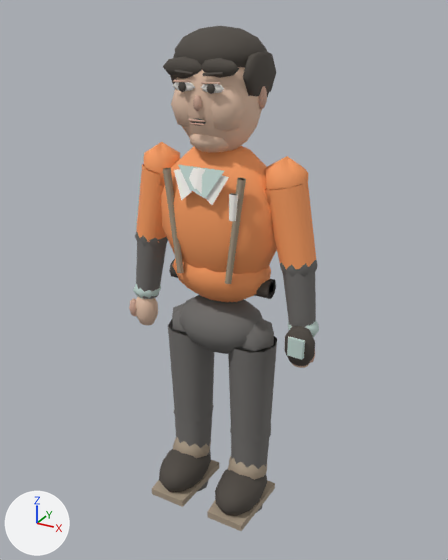
The glTF model public/atlas/3d/v1/characters/atlas-walker-player.glb, before and after one commit.
Before and after are seen from a camera (50 mm lens) standing at (0.965, -1.735, 1.809) and looking at (-0.007, 0.032, 0.926). Arrows for +X, +Y and +Z are at lower left; the lights stay in place. The first picture is the older version. Vertices at exactly the same position are counted once.

Names of what the first picture shows: 'AtlasWalker_Mesh'.
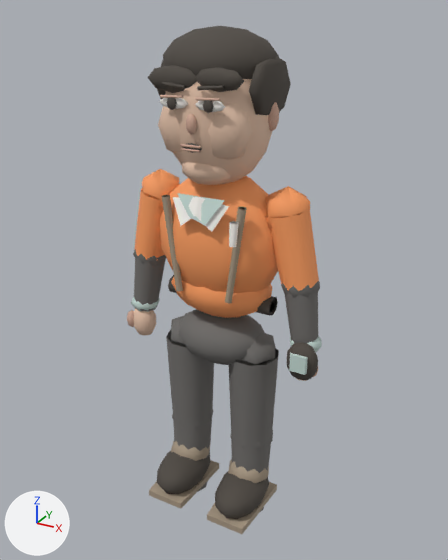
Changed parts and their boxes (x1, y1, x2, y2) in the pictures (448 x 560 px; the box of a moved part takes in the faces that stretch with it):
'AtlasWalker_Mesh', reshaped: before (129, 26, 319, 531); after (127, 26, 322, 534)
part 1 of me_atlaswalker_low, moved or reshaped: before (177, 67, 262, 152); after (165, 79, 272, 185)
part 2 of me_atlaswalker_low, moved or reshaped: before (211, 86, 246, 132); after (208, 102, 252, 160)
part 3 of me_atlaswalker_low, moved or reshaped: before (171, 89, 190, 128); after (158, 106, 182, 153)
part 4 of me_atlaswalker_low, moved or reshaped: before (190, 134, 229, 153); after (182, 162, 231, 185)
part 5 of me_atlaswalker_low, moved or reshaped: before (136, 297, 158, 326); after (134, 309, 156, 336)
part 6 of me_atlaswalker_low, moved or reshaped: before (258, 86, 267, 109); after (268, 102, 279, 131)
part 7 of me_atlaswalker_low, moved or reshaped: before (193, 95, 202, 111); after (186, 114, 197, 135)
part 8 of me_atlaswalker_low, moved or reshaped: before (201, 82, 220, 84); after (196, 97, 220, 101)
part 9 of me_atlaswalker_low, moved or reshaped: before (173, 80, 191, 82); after (160, 95, 183, 98)
part 10 of me_atlaswalker_low, moved or reshaped: before (189, 119, 205, 122); after (180, 144, 201, 149)
part 11 of me_atlaswalker_low, moved or reshaped: before (190, 122, 205, 125); after (181, 148, 200, 153)
part 12 of me_atlaswalker_low, moved or reshaped: before (129, 298, 136, 316); after (127, 310, 134, 327)
part 13 of me_atlaswalker_low, moved or reshaped: before (169, 259, 276, 299); after (168, 275, 278, 316)
part 14 of me_atlaswalker_low, moved or reshaped: before (175, 26, 267, 67); after (163, 26, 279, 79)
part 15 of me_atlaswalker_low, moved or reshaped: before (243, 50, 276, 96); after (249, 56, 291, 115)
part 16 of me_atlaswalker_low, moved or reshaped (mostly hidden): before (170, 53, 177, 84); after (157, 60, 166, 99)
part 17 of me_atlaswalker_low, moved or reshaped: before (163, 56, 202, 79); after (148, 65, 197, 93)
part 18 of me_atlaswalker_low, moved or reshaped: before (201, 58, 239, 78); after (195, 67, 244, 92)
part 19 of me_atlaswalker_low, moved or reshaped: before (207, 84, 215, 94); after (203, 100, 214, 113)
part 20 of me_atlaswalker_low, moved or reshaped: before (133, 70, 319, 531); after (131, 82, 322, 534)

What changed in the scene script:
```text
Change me_atlaswalker_low:
    remove me_atlaswalker_low.from_pydata(...)  # 2234 vertices, 4102 faces; spans x -0.37..0.38, y -0.21..0.24, z 0.0..1.76
    add me_atlaswalker_low.from_pydata(...)  # 2234 vertices, 4102 faces; spans x -0.39..0.4, y -0.22..0.25, z 0.0..1.76
    me_atlaswalker_low part 1: the loose piece of 164 vertices spanning x -0.14..0.14, y -0.13..0.11, z 1.38..1.74 is scaled about its middle by 1.27, then moved by (0.0, 0.0, -0.05)
    me_atlaswalker_low part 2: the loose piece of 26 vertices spanning x -0.02..0.13, y -0.14..-0.03, z 1.46..1.62 is scaled about its middle by 1.27, then moved by (0.01, -0.02, -0.06)
    me_atlaswalker_low part 3: the loose piece of 26 vertices spanning x -0.13..0.02, y -0.14..-0.03, z 1.46..1.62 is scaled about its middle by 1.27, then moved by (-0.01, -0.02, -0.06)
    me_atlaswalker_low part 4: the loose piece of 52 vertices spanning x -0.07..0.07, y -0.12..0.0, z 1.4..1.48 is scaled about its middle by 1.27, then moved by (0.0, -0.02, -0.09)
    me_atlaswalker_low part 5: the loose piece of 42 vertices spanning x -0.36..-0.27, y -0.06..0.02, z 0.69..0.83 is moved by (-0.01, 0.0, -0.05)
    me_atlaswalker_low part 6: the loose piece of 42 vertices spanning x 0.12..0.16, y -0.02..0.01, z 1.53..1.6 is moved by (0.04, 0.0, -0.05)
    me_atlaswalker_low part 7: the loose piece of 52 vertices spanning x -0.01..0.01, y -0.15..-0.13, z 1.53..1.58 is moved by (0.0, -0.04, -0.05)
    me_atlaswalker_low part 8: the loose piece of 14 vertices spanning x 0.02..0.08, y -0.15..-0.14, z 1.61..1.62 is moved by (0.01, -0.04, -0.04)
    me_atlaswalker_low part 9: the loose piece of 14 vertices spanning x -0.08..-0.02, y -0.15..-0.14, z 1.61..1.62 is moved by (-0.01, -0.04, -0.04)
    me_atlaswalker_low part 10: the loose piece of 18 vertices spanning x -0.03..0.03, y -0.15..-0.14, z 1.5..1.51 is moved by (0.0, -0.04, -0.07)
    me_atlaswalker_low part 11: the loose piece of 18 vertices spanning x -0.02..0.02, y -0.15..-0.14, z 1.49..1.5 is moved by (0.0, -0.04, -0.07)
    me_atlaswalker_low part 12: the loose piece of 26 vertices spanning x -0.37..-0.33, y -0.06..-0.02, z 0.73..0.81 is moved by (-0.01, 0.0, -0.05)
    me_atlaswalker_low part 13: the loose piece of 18 vertices spanning x -0.19..0.19, y -0.04..0.04, z 0.91..0.98 is moved by (0.0, 0.0, -0.06)
    me_atlaswalker_low part 14: the loose piece of 98 vertices spanning x -0.15..0.14, y -0.12..0.13, z 1.59..1.76 is scaled about its middle by 1.27, then moved by (0.0, 0.0, -0.02)
    me_atlaswalker_low part 15: the loose piece of 26 vertices spanning x 0.1..0.15, y -0.09..0.12, z 1.55..1.7 is scaled about its middle by 1.27, then moved by (0.03, 0.0, -0.04)
    me_atlaswalker_low part 16: the loose piece of 26 vertices spanning x -0.15..-0.1, y -0.09..0.12, z 1.55..1.7 is scaled about its middle by 1.27, then moved by (-0.03, 0.0, -0.04)
    me_atlaswalker_low part 17: the loose piece of 32 vertices spanning x -0.13..0.01, y -0.13..-0.09, z 1.62..1.68 is scaled about its middle by 1.27, then moved by (-0.02, -0.03, -0.03)
    me_atlaswalker_low part 18: the loose piece of 32 vertices spanning x -0.01..0.12, y -0.13..-0.1, z 1.63..1.68 is scaled about its middle by 1.27, then moved by (0.02, -0.03, -0.03)
    me_atlaswalker_low part 19: the loose piece of 26 vertices spanning x 0.03..0.06, y -0.15..-0.14, z 1.58..1.61 is moved by (0.01, -0.04, -0.04)
    me_atlaswalker_low part 20: 1248 of 2234 vertices moved; they spanned x -0.37..0.38, y -0.21..0.24, z 0.0..1.64 and now span x -0.38..0.4, y -0.22..0.25, z 0.0..1.61; mean shift (0.0, 0.0, -0.05); largest move (-0.21, 0.19, 1.58) -> (-0.22, 0.2, 1.48)
    other edits to the shape of me_atlaswalker_low do not show in these pictures
```
